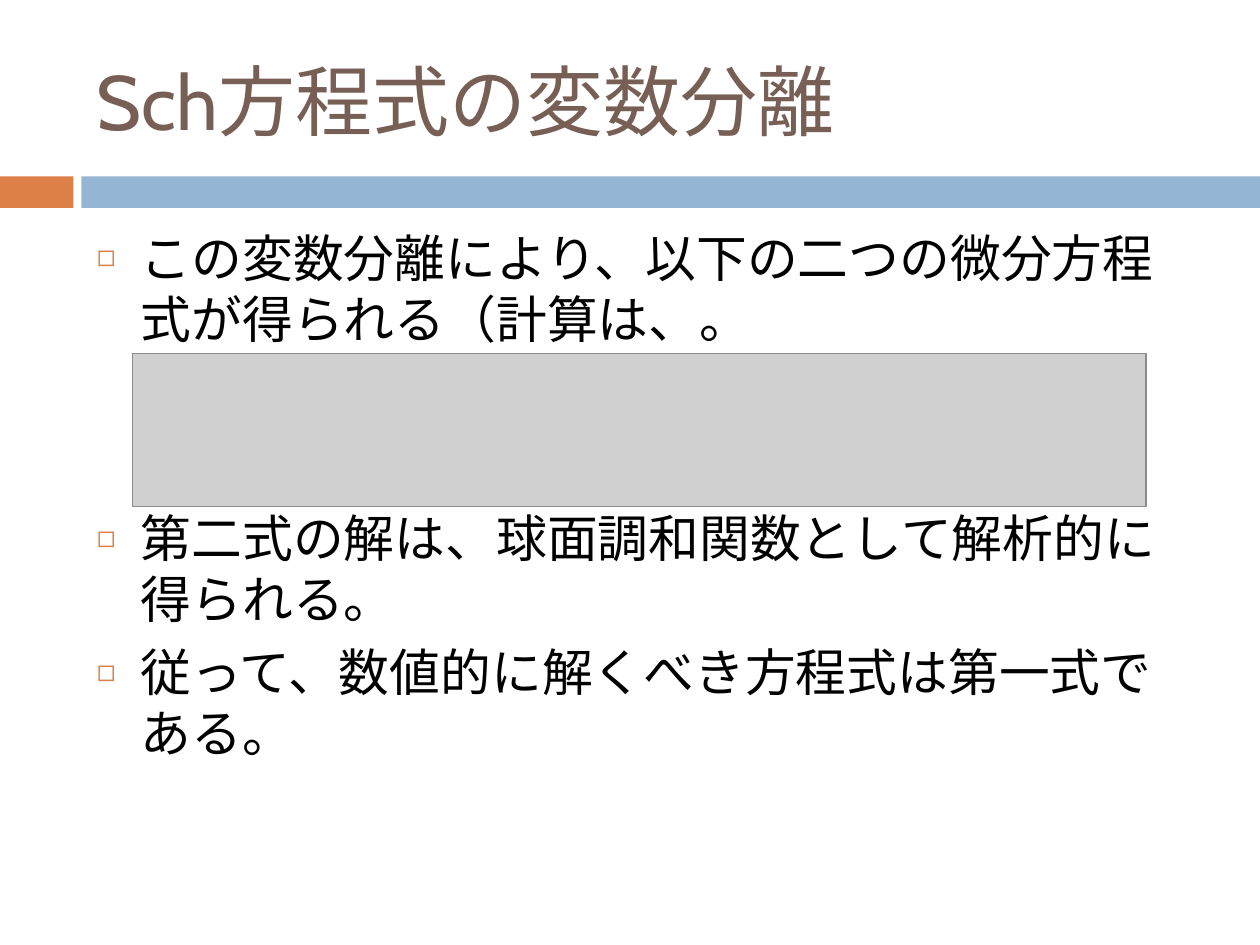
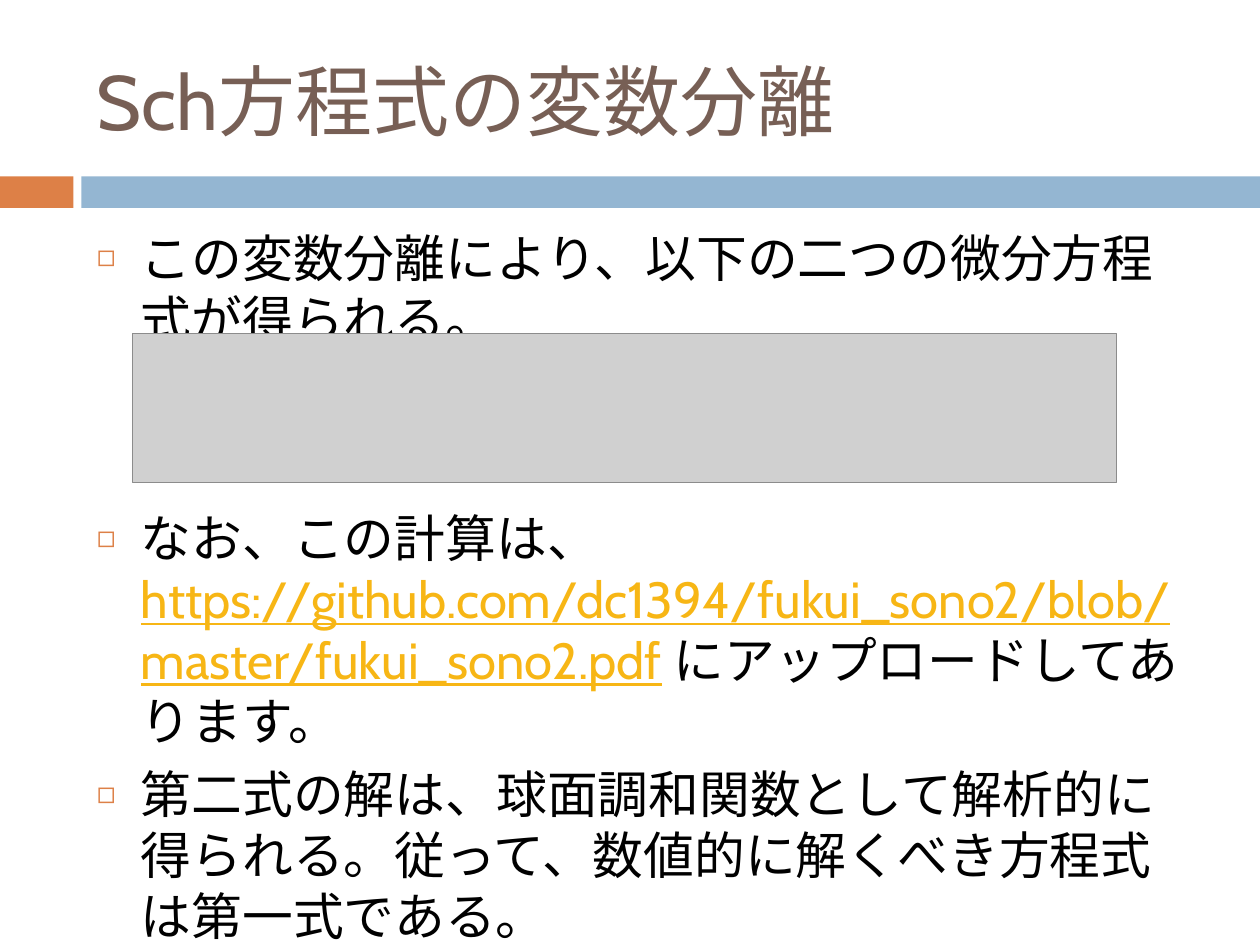
Before and after one commit to dc1394/fukui_sono2, a slide deck: slide 8 of 福井技術者の集いその2_発表資料スライド.pptx. Drawn at 1260x945 pixels with LibreOffice and Linux fonts; fonts in the diff are those of the drawing; grey boxes stand for pictures. Boxes give left, top, right and bottom in pixels: in the first picture for what was removed or moved away, otherwise in the second. Text is boxed around its words. In the diff, an @@ line names an element or a change of style, - is before the commit and + after.

```diff
--- a/福井技術者の集いその2_発表資料スライド.pptx
+++ b/福井技術者の集いその2_発表資料スライド.pptx
@@ text at (x1=141, y1=234, x2=1179, y2=939): text changed @@
-◻ この変数分離により、以下の二つの微分方程式が得られる（計算は、。
-◻ 第二式の解は、球面調和関数として解析的に得られる。
-◻ 従って、数値的に解くべき方程式は第一式である。
+◻ この変数分離により、以下の二つの微分方程式が得られる。
+◻ なお、この計算は、 https://github.com/dc1394/fukui_sono2/blob/master/fukui_sono2.pdf にアップロードしてあります。
+◻ 第二式の解は、球面調和関数として解析的に得られる。従って、数値的に解くべき方程式は第一式である。
@@ picture resized from (x1=132, y1=354, x2=1147, y2=508) to (x1=132, y1=334, x2=1116, y2=483) @@
```
Also in this commit, not shown: 10 other slides changed, 6 slides added, 10 slides removed, 16 other files.
